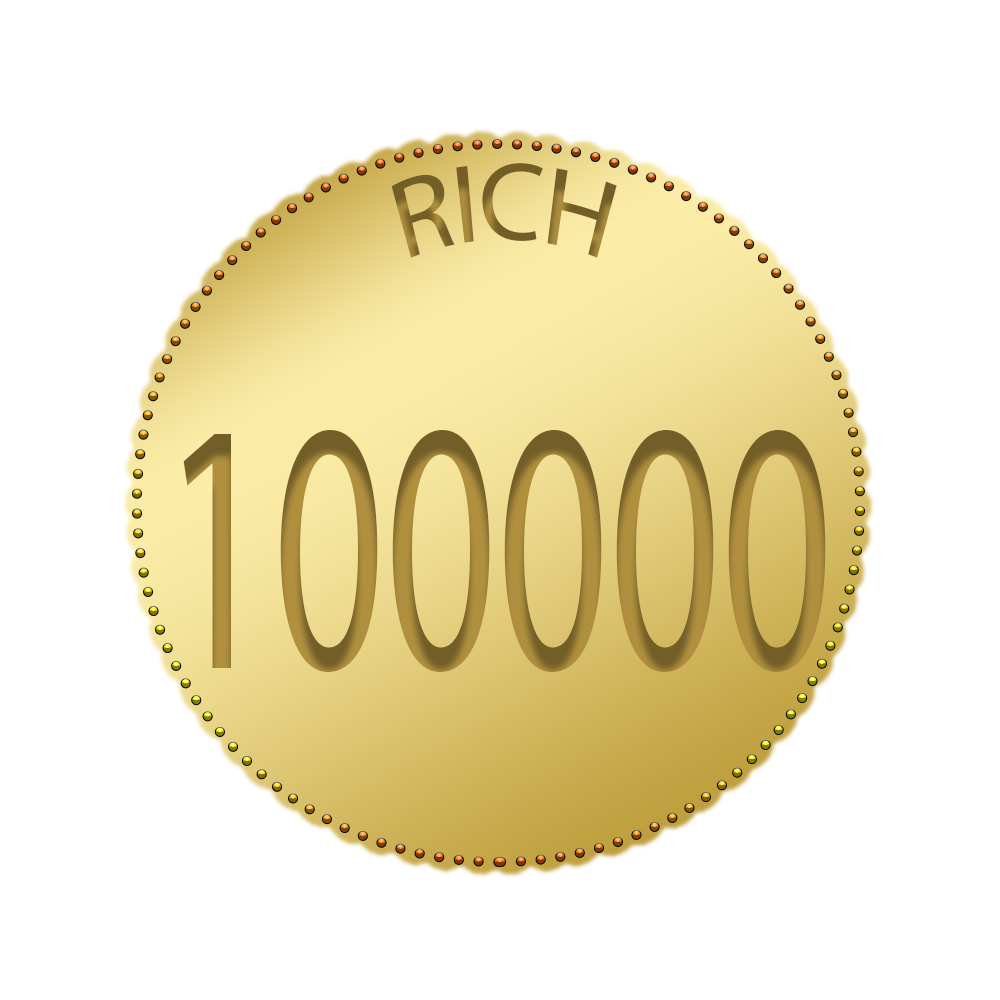
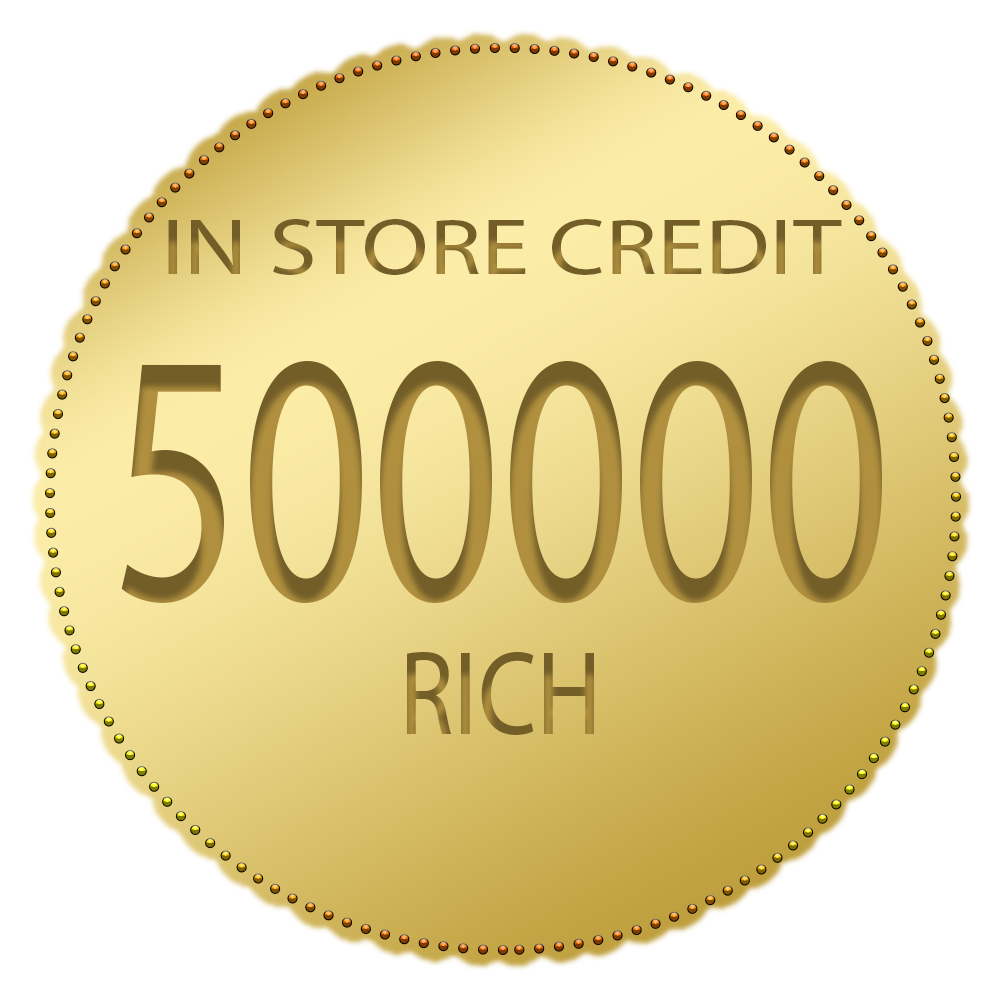
Before/after of a w=1000, h=1000 layered artwork. What changed in the layer stack:
added layer "IN STORE CREDIT" above "RICH" over <box>168,219,842,275</box>
moved "RICH" above "500000", painted on it over <box>391,163,617,735</box>
added layer "500000" above "Ellipse 1" over <box>121,361,882,603</box>
renamed "100000" to "Ellipse 1", moved it above "Layer 2", painted on it over <box>45,43,961,955</box>
renamed "Ellipse 1" to "Layer 2", painted on it over <box>28,28,974,971</box>
hid "Layer 1 copy", blend addition → lighten over <box>120,127,875,879</box>
hid "Layer 1" over <box>122,127,876,879</box>
